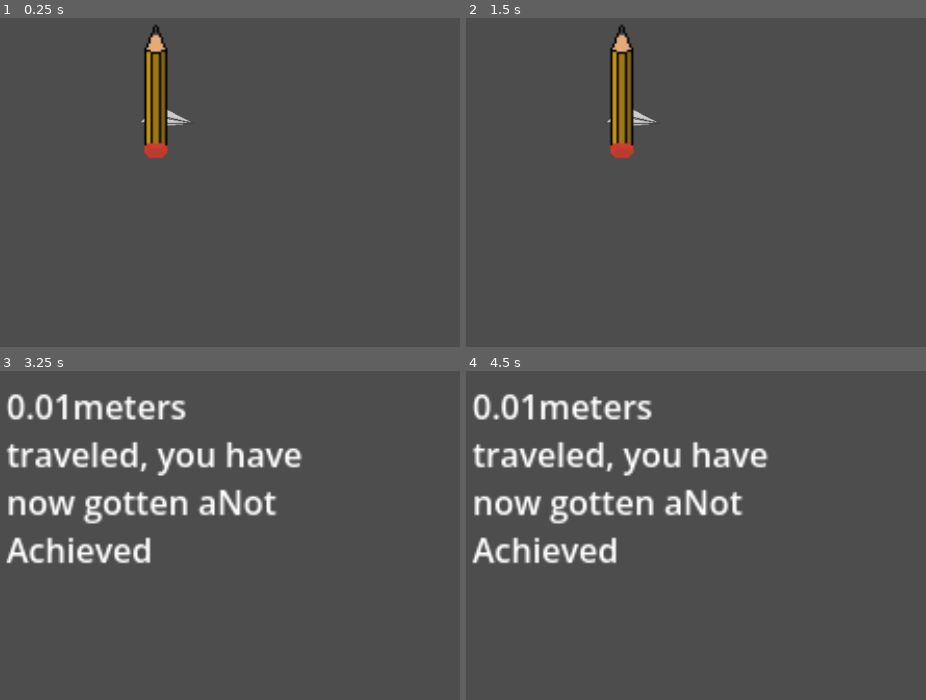
Above: before the commit, frames 1-4 (two rows, left to right).
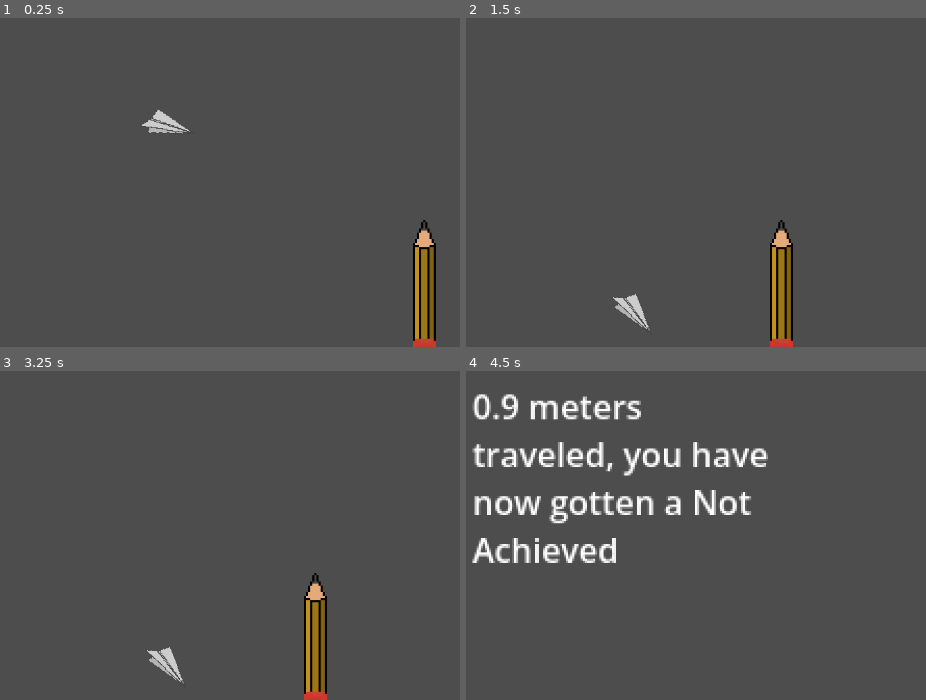
Above: after the commit, the same moments.

Repository: Chickenhatter/swivle-game
Game: Godot game, scene res://scenes/moving.tscn
Two runs of this game, one before a commit and one after it. Both use one fixed random seed, a clock stepped at 60 frames per second and the inputs below. The project has no main scene, so this scene is started directly.
Inputs (mouse positions are in pixels of both pictures, inside the frame that each line leads up to):
- Up to frame 1 (0.25 s): no input
- Up to frame 2 (1.5 s): tap Enter at 0.5 s; move the mouse to (806, 100) at 0.52 s; hold Right 0.53-1.28 s; tap Alt at 0.6 s; click (806, 100) at 0.67 s; move the mouse to (470, 146) at 1.27 s; hold Down from 1.28 s (still down); tap Shift at 1.35 s
- Up to frame 3 (3.25 s): tap Space at 2 s; move the mouse to (243, 377) at 2.02 s; release Down at 2.03 s; hold Right 2.03-2.78 s; tap Alt at 2.1 s; tap Enter at 2.75 s; move the mouse to (124, 565) at 2.77 s; hold Up from 2.78 s (still down); tap Shift at 2.85 s; click (124, 565) at 2.92 s
- Up to frame 4 (4.5 s): tap Space at 3.5 s; move the mouse to (866, 542) at 3.52 s; release Up at 3.53 s; hold Left from 3.53 s (still down); tap Alt at 3.6 s; tap Enter at 4.25 s; move the mouse to (outside the picture) at 4.27 s; tap Shift at 4.35 s

The runs differ from the first frame. In frame 1, 3.8% of the frame differs, in the area x 30-95%, y 2-100%; in frame 2, 4.1%; in frame 3, 10%, in the area x 1-72%, y 6-100%; in frame 4, 4.0%.

Commit message:
1.75hr was working on making scene

Diff:
--- a/code/ending.gd
+++ b/code/ending.gd
@@ -1,7 +1,7 @@
 extends Node2D
 var grade = ''
 func _ready() -> void:
-	var meter = str(Global.meters)
+	var meter = str(("%0.1f" %(Global.meters)))
 	grade = 'Not Achieved'
 	if Global.meters > 50:
 		grade = 'Achieved'
@@ -9,7 +9,7 @@
 		grade = 'Merit'
 	if Global.meters > 100:
 		grade = 'Excellence'
-	$RichTextLabel.text = meter + 'meters traveled, you have now gotten a' + grade
+	$RichTextLabel.text = meter + ' meters traveled, you have now gotten a ' + grade
 
 
 # Called every frame. 'delta' is the elapsed time since the previous frame.
--- a/project.godot
+++ b/project.godot
@@ -36,4 +36,5 @@
 
 [rendering]
 
+textures/canvas_textures/default_texture_filter=0
 rendering_device/driver.windows="d3d12"
--- a/scenes/moving.tscn
+++ b/scenes/moving.tscn
@@ -3,6 +3,10 @@
 [ext_resource type="Script" uid="uid://cv5vx1gvibuky" path="res://code/character_run.gd" id="1_du00b"]
 [ext_resource type="Texture2D" uid="uid://dso63ekmo584i" path="res://assets/random_items_school/pixil-frame-0(2).png" id="3_3jj4k"]
 [ext_resource type="Texture2D" uid="uid://iolorajryu3a" path="res://assets/character/pixil-frame-0.png" id="3_tb1f5"]
+[ext_resource type="Texture2D" uid="uid://dtuiiflf63n8i" path="res://assets/random_items_school/pixil-frame-0(3).png" id="4_b4ffe"]
+[ext_resource type="Texture2D" uid="uid://bkdujt4qk5tou" path="res://assets/random_items_school/pixil-frame-0(4).png" id="5_goqfi"]
+[ext_resource type="Texture2D" uid="uid://df3rjfknofhh7" path="res://assets/random_items_school/pixil-frame-0(1).png" id="6_mlgyy"]
+[ext_resource type="Texture2D" uid="uid://ysf6cnrydmun" path="res://assets/random_items_school/pixil-frame-0(5).png" id="7_goqfi"]
 
 [sub_resource type="CircleShape2D" id="CircleShape2D_3jj4k"]
 
@@ -14,6 +18,18 @@
 
 [sub_resource type="RectangleShape2D" id="RectangleShape2D_3jj4k"]
 size = Vector2(2.5, 11)
+
+[sub_resource type="RectangleShape2D" id="RectangleShape2D_wk3lt"]
+size = Vector2(59, 8)
+
+[sub_resource type="RectangleShape2D" id="RectangleShape2D_3adur"]
+size = Vector2(3, 20)
+
+[sub_resource type="RectangleShape2D" id="RectangleShape2D_mlgyy"]
+size = Vector2(56.041595, 39.80127)
+
+[sub_resource type="RectangleShape2D" id="RectangleShape2D_is0w3"]
+size = Vector2(38, 8)
 
 [node name="Node2D" type="Node2D" unique_id=2012489048]
 
@@ -63,6 +79,7 @@
 [node name="y_pencil" type="Node2D" parent="Node2D/obsticals" unique_id=523269380]
 
 [node name="Sprite2D" type="Sprite2D" parent="Node2D/obsticals/y_pencil" unique_id=1197066955]
+position = Vector2(139, 94)
 texture = ExtResource("3_3jj4k")
 
 [node name="loss" type="Area2D" parent="Node2D/obsticals/y_pencil/Sprite2D" unique_id=888541861]
@@ -75,4 +92,272 @@
 position = Vector2(-2.25, -41.5)
 shape = SubResource("RectangleShape2D_3jj4k")
 
+[node name="Sprite2D2" type="Sprite2D" parent="Node2D/obsticals/y_pencil" unique_id=1172160088]
+position = Vector2(609, -166.00002)
+rotation = -2.7331855
+scale = Vector2(3, 3)
+texture = ExtResource("3_3jj4k")
+
+[node name="loss" type="Area2D" parent="Node2D/obsticals/y_pencil/Sprite2D2" unique_id=1549890200]
+
+[node name="CollisionShape2D" type="CollisionShape2D" parent="Node2D/obsticals/y_pencil/Sprite2D2/loss" unique_id=1164039684]
+position = Vector2(-2.5, -9.5)
+shape = SubResource("RectangleShape2D_b4f0y")
+
+[node name="CollisionShape2D2" type="CollisionShape2D" parent="Node2D/obsticals/y_pencil/Sprite2D2/loss" unique_id=1319775472]
+position = Vector2(-2.25, -41.5)
+shape = SubResource("RectangleShape2D_3jj4k")
+
+[node name="Sprite2D3" type="Sprite2D" parent="Node2D/obsticals/y_pencil" unique_id=1484369000]
+position = Vector2(1290, 113)
+scale = Vector2(3, 3)
+texture = ExtResource("3_3jj4k")
+
+[node name="loss" type="Area2D" parent="Node2D/obsticals/y_pencil/Sprite2D3" unique_id=1924617186]
+
+[node name="CollisionShape2D" type="CollisionShape2D" parent="Node2D/obsticals/y_pencil/Sprite2D3/loss" unique_id=1383020187]
+position = Vector2(-2.5, -9.5)
+shape = SubResource("RectangleShape2D_b4f0y")
+
+[node name="CollisionShape2D2" type="CollisionShape2D" parent="Node2D/obsticals/y_pencil/Sprite2D3/loss" unique_id=1437654146]
+position = Vector2(-2.25, -41.5)
+shape = SubResource("RectangleShape2D_3jj4k")
+
+[node name="Sprite2D4" type="Sprite2D" parent="Node2D/obsticals/y_pencil" unique_id=618470834]
+position = Vector2(2802, 163)
+scale = Vector2(3, 3)
+texture = ExtResource("3_3jj4k")
+
+[node name="loss" type="Area2D" parent="Node2D/obsticals/y_pencil/Sprite2D4" unique_id=1099486509]
+
+[node name="CollisionShape2D" type="CollisionShape2D" parent="Node2D/obsticals/y_pencil/Sprite2D4/loss" unique_id=1179943808]
+position = Vector2(-2.5, -9.5)
+shape = SubResource("RectangleShape2D_b4f0y")
+
+[node name="CollisionShape2D2" type="CollisionShape2D" parent="Node2D/obsticals/y_pencil/Sprite2D4/loss" unique_id=161853306]
+position = Vector2(-2.25, -41.5)
+shape = SubResource("RectangleShape2D_3jj4k")
+
+[node name="r_pencil" type="Node2D" parent="Node2D/obsticals" unique_id=47579009]
+
+[node name="Sprite2D" type="Sprite2D" parent="Node2D/obsticals/r_pencil" unique_id=1792965295]
+position = Vector2(1015, -75)
+texture = ExtResource("4_b4ffe")
+
+[node name="loss" type="Area2D" parent="Node2D/obsticals/r_pencil/Sprite2D" unique_id=1272321070]
+
+[node name="CollisionShape2D" type="CollisionShape2D" parent="Node2D/obsticals/r_pencil/Sprite2D/loss" unique_id=322188326]
+position = Vector2(-2.5, -9.5)
+shape = SubResource("RectangleShape2D_b4f0y")
+
+[node name="CollisionShape2D2" type="CollisionShape2D" parent="Node2D/obsticals/r_pencil/Sprite2D/loss" unique_id=1377857976]
+position = Vector2(-2.25, -41.5)
+shape = SubResource("RectangleShape2D_3jj4k")
+
+[node name="Sprite2D2" type="Sprite2D" parent="Node2D/obsticals/r_pencil" unique_id=749896131]
+position = Vector2(2145, -124)
+rotation = 3.1415927
+scale = Vector2(2, 2)
+texture = ExtResource("4_b4ffe")
+
+[node name="loss" type="Area2D" parent="Node2D/obsticals/r_pencil/Sprite2D2" unique_id=1754861855]
+
+[node name="CollisionShape2D" type="CollisionShape2D" parent="Node2D/obsticals/r_pencil/Sprite2D2/loss" unique_id=1836216549]
+position = Vector2(-2.5, -9.5)
+shape = SubResource("RectangleShape2D_b4f0y")
+
+[node name="CollisionShape2D2" type="CollisionShape2D" parent="Node2D/obsticals/r_pencil/Sprite2D2/loss" unique_id=1468333759]
+position = Vector2(-2.25, -41.5)
+shape = SubResource("RectangleShape2D_3jj4k")
+
+[node name="Sprite2D3" type="Sprite2D" parent="Node2D/obsticals/r_pencil" unique_id=1388117656]
+position = Vector2(3352.0002, -201)
+rotation = -2.4501145
+scale = Vector2(5, 5)
+texture = ExtResource("4_b4ffe")
+
+[node name="loss" type="Area2D" parent="Node2D/obsticals/r_pencil/Sprite2D3" unique_id=1758976297]
+
+[node name="CollisionShape2D" type="CollisionShape2D" parent="Node2D/obsticals/r_pencil/Sprite2D3/loss" unique_id=817539100]
+position = Vector2(-2.5, -9.5)
+shape = SubResource("RectangleShape2D_b4f0y")
+
+[node name="CollisionShape2D2" type="CollisionShape2D" parent="Node2D/obsticals/r_pencil/Sprite2D3/loss" unique_id=1810323613]
+position = Vector2(-2.25, -41.5)
+shape = SubResource("RectangleShape2D_3jj4k")
+
+[node name="g_pencil" type="Node2D" parent="Node2D/obsticals" unique_id=1250424964]
+
+[node name="Sprite2D" type="Sprite2D" parent="Node2D/obsticals/g_pencil" unique_id=1479463093]
+position = Vector2(1016, 100)
+texture = ExtResource("5_goqfi")
+
+[node name="loss" type="Area2D" parent="Node2D/obsticals/g_pencil/Sprite2D" unique_id=268369841]
+
+[node name="CollisionShape2D" type="CollisionShape2D" parent="Node2D/obsticals/g_pencil/Sprite2D/loss" unique_id=674905517]
+position = Vector2(-2.5, -9.5)
+shape = SubResource("RectangleShape2D_b4f0y")
+
+[node name="CollisionShape2D2" type="CollisionShape2D" parent="Node2D/obsticals/g_pencil/Sprite2D/loss" unique_id=2002251343]
+position = Vector2(-2.25, -41.5)
+shape = SubResource("RectangleShape2D_3jj4k")
+
+[node name="Sprite2D2" type="Sprite2D" parent="Node2D/obsticals/g_pencil" unique_id=1846240244]
+position = Vector2(2780, -235.99998)
+rotation = 3.141244
+scale = Vector2(3, 3)
+texture = ExtResource("5_goqfi")
+
+[node name="loss" type="Area2D" parent="Node2D/obsticals/g_pencil/Sprite2D2" unique_id=808036984]
+
+[node name="CollisionShape2D" type="CollisionShape2D" parent="Node2D/obsticals/g_pencil/Sprite2D2/loss" unique_id=1124819478]
+position = Vector2(-2.5, -9.5)
+shape = SubResource("RectangleShape2D_b4f0y")
+
+[node name="CollisionShape2D2" type="CollisionShape2D" parent="Node2D/obsticals/g_pencil/Sprite2D2/loss" unique_id=542132861]
+position = Vector2(-2.25, -41.5)
+shape = SubResource("RectangleShape2D_3jj4k")
+
+[node name="desk" type="Node2D" parent="Node2D/obsticals" unique_id=1627680775]
+
+[node name="Sprite2D" type="Sprite2D" parent="Node2D/obsticals/desk" unique_id=769614184]
+position = Vector2(2160.0002, 92.00001)
+rotation = -3.106686
+scale = Vector2(2, 2)
+texture = ExtResource("6_mlgyy")
+
+[node name="loss" type="Area2D" parent="Node2D/obsticals/desk/Sprite2D" unique_id=1023215037]
+
+[node name="CollisionShape2D" type="CollisionShape2D" parent="Node2D/obsticals/desk/Sprite2D/loss" unique_id=1953854778]
+position = Vector2(6.5, 10)
+shape = SubResource("RectangleShape2D_wk3lt")
+
+[node name="CollisionShape2D2" type="CollisionShape2D" parent="Node2D/obsticals/desk/Sprite2D/loss" unique_id=1755420982]
+position = Vector2(-21.5, 21)
+shape = SubResource("RectangleShape2D_3adur")
+
+[node name="CollisionShape2D3" type="CollisionShape2D" parent="Node2D/obsticals/desk/Sprite2D/loss" unique_id=1457724660]
+position = Vector2(34, 21)
+shape = SubResource("RectangleShape2D_3adur")
+
+[node name="Sprite2D2" type="Sprite2D" parent="Node2D/obsticals/desk" unique_id=908693939]
+position = Vector2(754, 88)
+texture = ExtResource("6_mlgyy")
+
+[node name="loss" type="Area2D" parent="Node2D/obsticals/desk/Sprite2D2" unique_id=2111969310]
+
+[node name="CollisionShape2D" type="CollisionShape2D" parent="Node2D/obsticals/desk/Sprite2D2/loss" unique_id=1155490436]
+position = Vector2(6.5, 10)
+shape = SubResource("RectangleShape2D_wk3lt")
+
+[node name="CollisionShape2D2" type="CollisionShape2D" parent="Node2D/obsticals/desk/Sprite2D2/loss" unique_id=1352310669]
+position = Vector2(-21.5, 21)
+shape = SubResource("RectangleShape2D_3adur")
+
+[node name="CollisionShape2D3" type="CollisionShape2D" parent="Node2D/obsticals/desk/Sprite2D2/loss" unique_id=1617146343]
+position = Vector2(34, 21)
+shape = SubResource("RectangleShape2D_3adur")
+
+[node name="Sprite2D3" type="Sprite2D" parent="Node2D/obsticals/desk" unique_id=156025865]
+position = Vector2(2431, 16.999931)
+rotation = -2.6653984
+scale = Vector2(4, 4)
+texture = ExtResource("6_mlgyy")
+
+[node name="loss" type="Area2D" parent="Node2D/obsticals/desk/Sprite2D3" unique_id=2056250996]
+
+[node name="CollisionShape2D" type="CollisionShape2D" parent="Node2D/obsticals/desk/Sprite2D3/loss" unique_id=1850140449]
+position = Vector2(6.5, 10)
+shape = SubResource("RectangleShape2D_wk3lt")
+
+[node name="CollisionShape2D2" type="CollisionShape2D" parent="Node2D/obsticals/desk/Sprite2D3/loss" unique_id=406591735]
+position = Vector2(-21.5, 21)
+shape = SubResource("RectangleShape2D_3adur")
+
+[node name="CollisionShape2D3" type="CollisionShape2D" parent="Node2D/obsticals/desk/Sprite2D3/loss" unique_id=248787893]
+position = Vector2(34, 21)
+shape = SubResource("RectangleShape2D_3adur")
+
+[node name="Sprite2D4" type="Sprite2D" parent="Node2D/obsticals/desk" unique_id=1402267165]
+position = Vector2(3874.0002, -9)
+rotation = -3.1534336
+scale = Vector2(8, 8)
+texture = ExtResource("6_mlgyy")
+
+[node name="loss" type="Area2D" parent="Node2D/obsticals/desk/Sprite2D4" unique_id=1803901304]
+
+[node name="CollisionShape2D" type="CollisionShape2D" parent="Node2D/obsticals/desk/Sprite2D4/loss" unique_id=1170509421]
+position = Vector2(6.5, 10)
+shape = SubResource("RectangleShape2D_wk3lt")
+
+[node name="CollisionShape2D2" type="CollisionShape2D" parent="Node2D/obsticals/desk/Sprite2D4/loss" unique_id=38038716]
+position = Vector2(-21.5, 21)
+shape = SubResource("RectangleShape2D_3adur")
+
+[node name="CollisionShape2D3" type="CollisionShape2D" parent="Node2D/obsticals/desk/Sprite2D4/loss" unique_id=273181206]
+position = Vector2(34, 21)
+shape = SubResource("RectangleShape2D_3adur")
+
+[node name="Sprite2D5" type="Sprite2D" parent="Node2D/obsticals/desk" unique_id=95333432]
+position = Vector2(3770, -6)
+scale = Vector2(7.79, 7.79)
+texture = ExtResource("6_mlgyy")
+
+[node name="loss" type="Area2D" parent="Node2D/obsticals/desk/Sprite2D5" unique_id=1745439946]
+
+[node name="CollisionShape2D" type="CollisionShape2D" parent="Node2D/obsticals/desk/Sprite2D5/loss" unique_id=524928682]
+position = Vector2(6.5, 10)
+shape = SubResource("RectangleShape2D_wk3lt")
+
+[node name="CollisionShape2D2" type="CollisionShape2D" parent="Node2D/obsticals/desk/Sprite2D5/loss" unique_id=1123552939]
+position = Vector2(-21.5, 21)
+shape = SubResource("RectangleShape2D_3adur")
+
+[node name="CollisionShape2D3" type="CollisionShape2D" parent="Node2D/obsticals/desk/Sprite2D5/loss" unique_id=2117545286]
+position = Vector2(34, 21)
+shape = SubResource("RectangleShape2D_3adur")
+
+[node name="paper" type="Node2D" parent="Node2D/obsticals" unique_id=601155403]
+
+[node name="Sprite2D" type="Sprite2D" parent="Node2D/obsticals/paper" unique_id=1121665632]
+position = Vector2(401, 64)
+texture = ExtResource("7_goqfi")
+
+[node name="Area2D" type="Area2D" parent="Node2D/obsticals/paper/Sprite2D" unique_id=1255501999]
+
+[node name="CollisionShape2D" type="CollisionShape2D" parent="Node2D/obsticals/paper/Sprite2D/Area2D" unique_id=1190503630]
+position = Vector2(-4.544905, 15.24678)
+rotation = 1.8151424
+scale = Vector2(0.9999998, 0.9999998)
+shape = SubResource("RectangleShape2D_mlgyy")
+
+[node name="CollisionShape2D2" type="CollisionShape2D" parent="Node2D/obsticals/paper/Sprite2D/Area2D" unique_id=832768880]
+position = Vector2(-12, 37)
+shape = SubResource("RectangleShape2D_is0w3")
+
+[node name="CollisionShape2D3" type="CollisionShape2D" parent="Node2D/obsticals/paper/Sprite2D/Area2D" unique_id=1268214665]
+position = Vector2(3, -8)
+shape = SubResource("RectangleShape2D_is0w3")
+
+[node name="Sprite2D2" type="Sprite2D" parent="Node2D/obsticals/paper" unique_id=1104108054]
+position = Vector2(1728, -82)
+scale = Vector2(2, 2)
+texture = ExtResource("7_goqfi")
+
+[node name="Area2D" type="Area2D" parent="Node2D/obsticals/paper/Sprite2D2" unique_id=27698500]
+
+[node name="CollisionShape2D" type="CollisionShape2D" parent="Node2D/obsticals/paper/Sprite2D2/Area2D" unique_id=673155231]
+position = Vector2(-4.544905, 15.24678)
+rotation = 1.8151424
+scale = Vector2(0.9999998, 0.9999998)
+shape = SubResource("RectangleShape2D_mlgyy")
+
+[node name="CollisionShape2D2" type="CollisionShape2D" parent="Node2D/obsticals/paper/Sprite2D2/Area2D" unique_id=891886392]
+position = Vector2(-12, 37)
+shape = SubResource("RectangleShape2D_is0w3")
+
+[node name="CollisionShape2D3" type="CollisionShape2D" parent="Node2D/obsticals/paper/Sprite2D2/Area2D" unique_id=2066167173]
+position = Vector2(3, -8)
+shape = SubResource("RectangleShape2D_is0w3")
+
 [connection signal="area_entered" from="Node2D/Character/CharacterBody2D/character_loss_find" to="Node2D/Character/CharacterBody2D" method="_on_character_loss_find_area_entered"]
